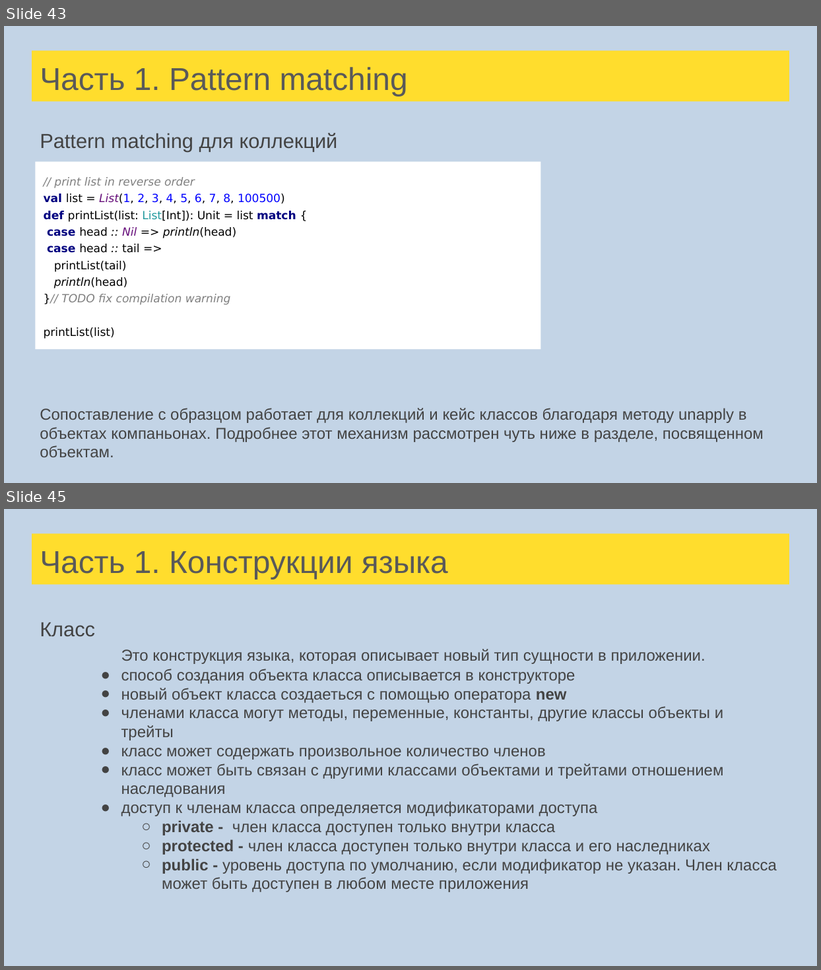
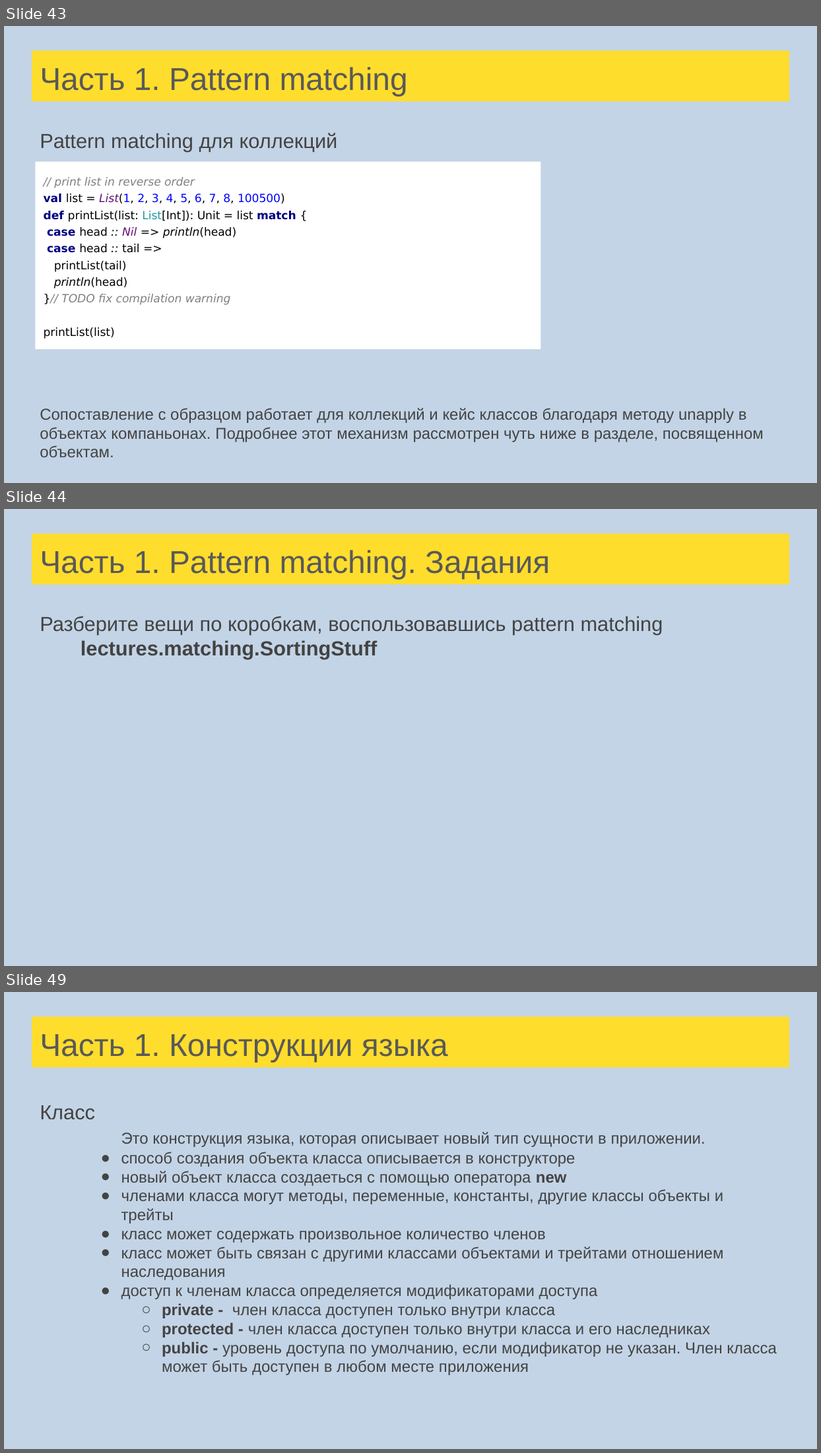
Before and after one commit to tralfamadore/ScalaLectures, a slide deck: src/main/resources/Лекции Scala для FinTech.pptx. Shown one above the other, each under a label of ours: slides 43 and 45 before the commit, slides 43, 44 and 49 after it; the slides between them are not shown. The pictures are 821x970 and 821x1453 pixels, drawn with LibreOffice and Linux fonts; fonts in the diff are those of the drawing. Boxes give left, top, right and bottom in pixels: in the first picture for what was removed or moved away, otherwise in the second. Text is boxed around its words. In the diff, an @@ line names an element or a change of style, - is before the commit and + after.

Commit message:
+ Pattern matching tasks + Partial function description

```diff
--- a/src/main/resources/Лекции Scala для FinTech.pptx
+++ b/src/main/resources/Лекции Scala для FinTech.pptx
@@ slide 44 added at (4, 509, 817, 966), background #C3D4E6 @@
@@ title added at (32, 533, 789, 585), fill #FFDD2D, 28 pt, text #595959 @@
+Часть 1. Pattern matching. Задания
@@ text added at (40, 616, 663, 659), 18 pt, text #434343 @@
+Разберите вещи по коробкам, воспользовавшись pattern matching
+lectures.matching.SortingStuff
@@ what was slide 45 is now slide 49 @@
```
Also in this commit, not shown: 2 slides changed, 3 other slides added, 3 other files.
